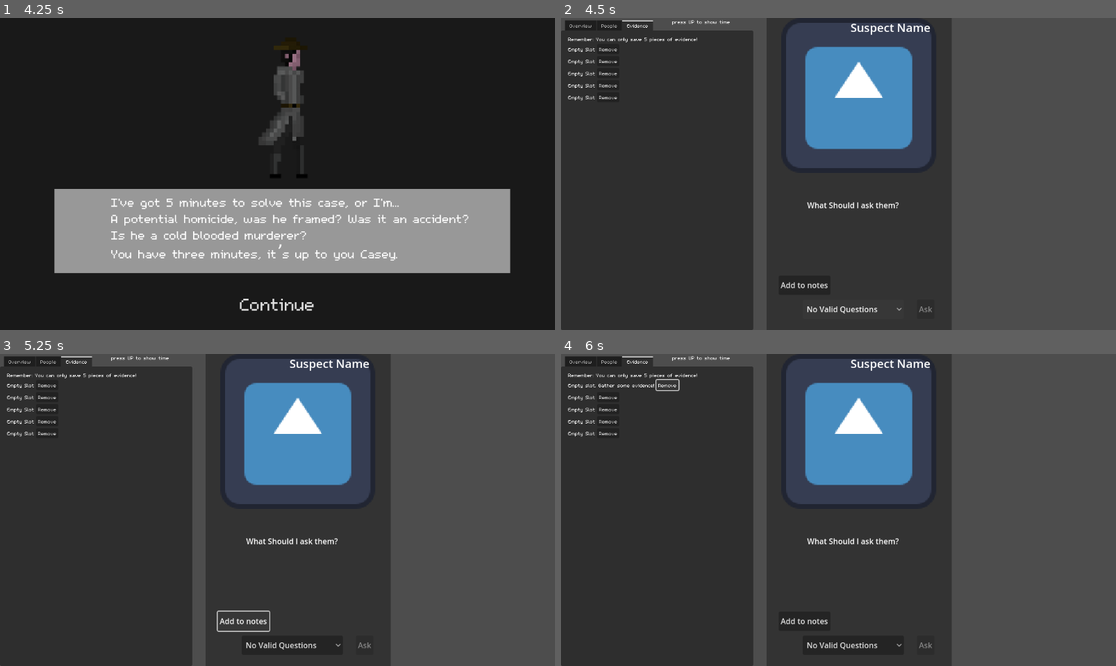
Above: before the commit, frames 1-4 (two rows, left to right).
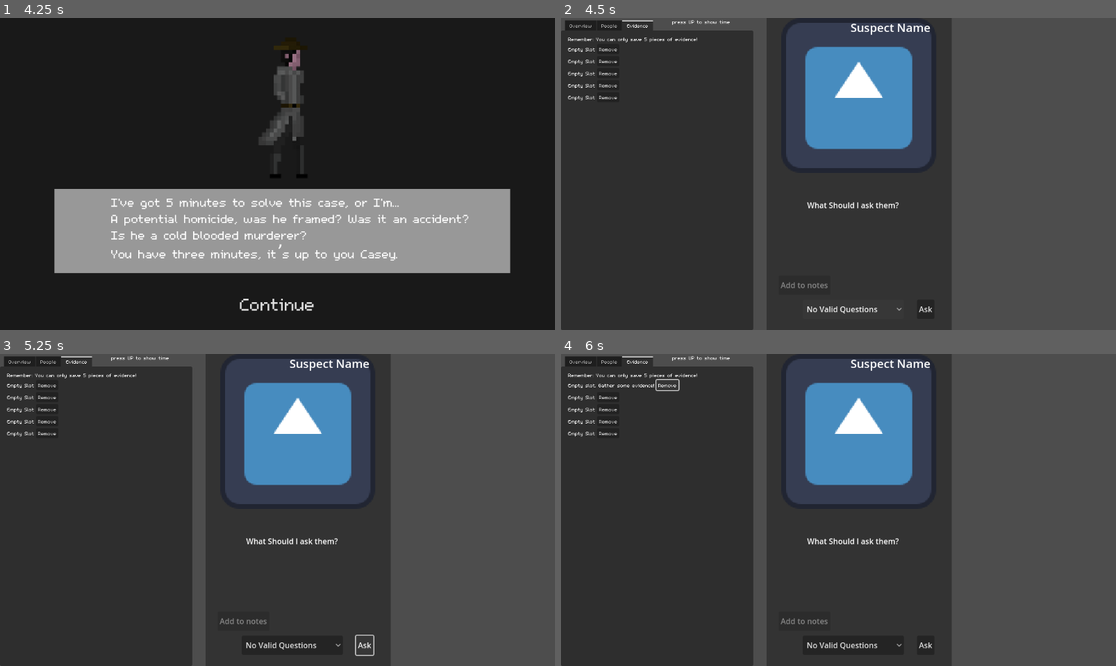
Above: after the commit, the same moments.

Repository: SalpinxAri/Speed-Sleuth
Game: Godot game, scene res://scenes/menu.tscn
The game is run twice, just before and just after one commit, with the same random seed, the same clock (stepped at 60 frames per second) and the same inputs. The engine's default icon, where the game draws it, is replaced by a stand-in: a white triangle on a blue panel in a dark square.
Inputs:
- Up to frame 1 (4.25 s): click "Case 1" at 0.5 s; click "Continue" at 1.25 s; click "Continue" at 2 s; tap Enter at 2.75 s; hold Up (ui_up) 2.78-3.53 s; tap Space at 3.5 s; hold Down (ui_down) from 3.53 s (still down)
- Up to frame 2 (4.5 s): release Down (ui_down) at 4.25 s; click "Continue" at 4.25 s
- Up to frame 3 (5.25 s): click "Add to notes" (after the commit: "Ask") at 5 s
- Up to frame 4 (6 s): click "Remove" at 5.75 s

Frame 1 is identical in both runs. In frame 2, 0.1% of the frame differs, in the area x 39-67%, y 84-95%; in frame 3, 0.3%, in the area x 39-68%, y 82-97%; in frame 4, 0.1%.
Error before the commit: Invalid access to property or key 'full' on a base object of type 'null instance'. (res://scripts/add_evidence.gd:24)
Error after the commit: Invalid access to property or key of type 'String' on a base object of type 'Dictionary'. (res://scripts/response.gd:74)

Commit message:
Heres what weve got

Diff:
--- a/second-game/scenes/ask_questions.tscn
+++ b/second-game/scenes/ask_questions.tscn
@@ -88,6 +88,7 @@
 
 [node name="Button" type="Button" parent="Add_to_notes"]
 layout_mode = 2
+disabled = true
 text = "Add to notes"
 script = ExtResource("6_ilq03")
 
@@ -100,7 +101,6 @@
 
 [node name="Button" type="Button" parent="Ask_question"]
 layout_mode = 2
-disabled = true
 text = "Ask"
 script = ExtResource("7_btou2")
 nodepath = NodePath("../../Questions/OptionButton")
--- /dev/null
+++ b/second-game/scenes/end_screen.tscn
@@ -0,0 +1,189 @@
+[gd_scene load_steps=10 format=3 uid="uid://bad4u1ftchn3r"]
+
+[ext_resource type="FontFile" uid="uid://b4x2noqamp7i8" path="res://assets/fonts/m5x7.ttf" id="1_87vmq"]
+[ext_resource type="Texture2D" uid="uid://dlqtesa71125r" path="res://assets/sprites/suspects/Maddison Woodard Neutral.png" id="2_g44xs"]
+[ext_resource type="Texture2D" uid="uid://bo16lg1g7tm6r" path="res://assets/sprites/suspects/Adolphne Sax Neutral.png" id="3_vj8vg"]
+[ext_resource type="Texture2D" uid="uid://d2wyuvuyu4oy2" path="res://assets/sprites/suspects/Josephine Aguirre Neutral.png" id="4_plosh"]
+
+[sub_resource type="Theme" id="Theme_4j4el"]
+default_font = ExtResource("1_87vmq")
+
+[sub_resource type="Theme" id="Theme_wke0n"]
+default_font = ExtResource("1_87vmq")
+default_font_size = 20
+
+[sub_resource type="Theme" id="Theme_um0j2"]
+default_font = ExtResource("1_87vmq")
+
+[sub_resource type="Theme" id="Theme_fix67"]
+default_font = ExtResource("1_87vmq")
+default_font_size = 30
+
+[sub_resource type="Theme" id="Theme_qyl73"]
+default_font = ExtResource("1_87vmq")
+default_font_size = 30
+
+[node name="Control" type="Control"]
+layout_mode = 3
+anchors_preset = 15
+anchor_right = 1.0
+anchor_bottom = 1.0
+grow_horizontal = 2
+grow_vertical = 2
+
+[node name="ColorRect" type="ColorRect" parent="."]
+custom_minimum_size = Vector2(1152, 648)
+layout_mode = 0
+offset_right = 1152.0
+offset_bottom = 648.0
+color = Color(0, 0, 0, 1)
+
+[node name="VBoxContainer" type="VBoxContainer" parent="."]
+layout_mode = 0
+offset_right = 1152.0
+offset_bottom = 648.0
+theme = SubResource("Theme_4j4el")
+
+[node name="Title" type="Label" parent="VBoxContainer"]
+layout_mode = 2
+theme_override_font_sizes/font_size = 52
+text = "Solve The Case"
+horizontal_alignment = 1
+
+[node name="Suspects" type="HBoxContainer" parent="VBoxContainer"]
+layout_mode = 2
+theme = SubResource("Theme_wke0n")
+alignment = 1
+
+[node name="Madison" type="VBoxContainer" parent="VBoxContainer/Suspects"]
+layout_mode = 2
+theme = SubResource("Theme_um0j2")
+
+[node name="Name" type="Label" parent="VBoxContainer/Suspects/Madison"]
+layout_mode = 2
+text = "    Madison Woodard    "
+horizontal_alignment = 1
+
+[node name="TextureRect" type="TextureRect" parent="VBoxContainer/Suspects/Madison"]
+custom_minimum_size = Vector2(100, 150)
+layout_mode = 2
+texture = ExtResource("2_g44xs")
+expand_mode = 1
+
+[node name="Choices" type="HBoxContainer" parent="VBoxContainer/Suspects/Madison"]
+layout_mode = 2
+size_flags_horizontal = 4
+
+[node name="Button" type="Button" parent="VBoxContainer/Suspects/Madison/Choices"]
+layout_mode = 2
+size_flags_horizontal = 4
+size_flags_vertical = 4
+text = "Guilty"
+
+[node name="Button2" type="Button" parent="VBoxContainer/Suspects/Madison/Choices"]
+layout_mode = 2
+text = "Innocent"
+
+[node name="Adolphine" type="VBoxContainer" parent="VBoxContainer/Suspects"]
+layout_mode = 2
+
+[node name="Name" type="Label" parent="VBoxContainer/Suspects/Adolphine"]
+layout_mode = 2
+text = "    Adolphine Sax    "
+horizontal_alignment = 1
+
+[node name="TextureRect" type="TextureRect" parent="VBoxContainer/Suspects/Adolphine"]
+custom_minimum_size = Vector2(100, 150)
+layout_mode = 2
+texture = ExtResource("3_vj8vg")
+expand_mode = 1
+
+[node name="Choices" type="HBoxContainer" parent="VBoxContainer/Suspects/Adolphine"]
+layout_mode = 2
+size_flags_horizontal = 4
+
+[node name="Button" type="Button" parent="VBoxContainer/Suspects/Adolphine/Choices"]
+layout_mode = 2
+size_flags_horizontal = 4
+size_flags_vertical = 4
+text = "Guilty"
+
+[node name="Button2" type="Button" parent="VBoxContainer/Suspects/Adolphine/Choices"]
+layout_mode = 2
+text = "Innocent"
+
+[node name="Josephine" type="VBoxContainer" parent="VBoxContainer/Suspects"]
+layout_mode = 2
+
+[node name="Name" type="Label" parent="VBoxContainer/Suspects/Josephine"]
+layout_mode = 2
+text = "    Josephine Aguierre    "
+horizontal_alignment = 1
+
+[node name="TextureRect" type="TextureRect" parent="VBoxContainer/Suspects/Josephine"]
+custom_minimum_size = Vector2(80, 150)
+layout_mode = 2
+texture = ExtResource("4_plosh")
+expand_mode = 1
+
+[node name="Choices" type="HBoxContainer" parent="VBoxContainer/Suspects/Josephine"]
+layout_mode = 2
+size_flags_horizontal = 4
+
+[node name="Button" type="Button" parent="VBoxContainer/Suspects/Josephine/Choices"]
+layout_mode = 2
+size_flags_horizontal = 4
+size_flags_vertical = 4
+text = "Guilty"
+
+[node name="Button2" type="Button" parent="VBoxContainer/Suspects/Josephine/Choices"]
+layout_mode = 2
+text = "Innocent"
+
+[node name="VBoxContainer" type="VBoxContainer" parent="VBoxContainer"]
+layout_mode = 2
+
+[node name="Label" type="Label" parent="VBoxContainer/VBoxContainer"]
+layout_mode = 2
+theme_override_font_sizes/font_size = 30
+text = "   Evidence:"
+
+[node name="TabContainer" type="TabContainer" parent="VBoxContainer"]
+custom_minimum_size = Vector2(0, 150)
+layout_mode = 2
+current_tab = 0
+
+[node name="Evidence" type="TabBar" parent="VBoxContainer/TabContainer"]
+layout_mode = 2
+metadata/_tab_index = 0
+
+[node name="Time" type="HBoxContainer" parent="VBoxContainer"]
+layout_mode = 2
+theme = SubResource("Theme_fix67")
+
+[node name="Text" type="Label" parent="VBoxContainer/Time"]
+layout_mode = 2
+theme_override_font_sizes/font_size = 30
+text = "    TIME: "
+
+[node name="Time Display" type="Label" parent="VBoxContainer/Time"]
+layout_mode = 2
+text = "Placeceholder"
+
+[node name="Button" type="Button" parent="VBoxContainer/Time"]
+layout_mode = 2
+text = "SUBMIT"
+
+[node name="Points" type="VBoxContainer" parent="VBoxContainer"]
+layout_mode = 2
+theme = SubResource("Theme_qyl73")
+
+[node name="Score" type="Label" parent="VBoxContainer/Points"]
+layout_mode = 2
+text = "     Points will be displayed here"
+
+[node name="Button" type="Button" parent="VBoxContainer"]
+layout_mode = 2
+size_flags_horizontal = 4
+theme_override_font_sizes/font_size = 30
+text = "Play Again?"
